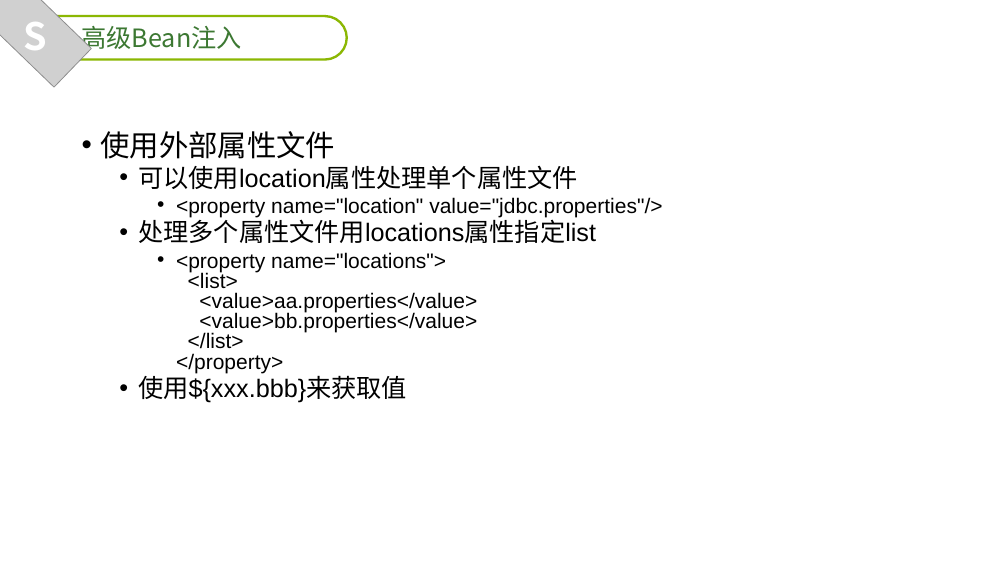
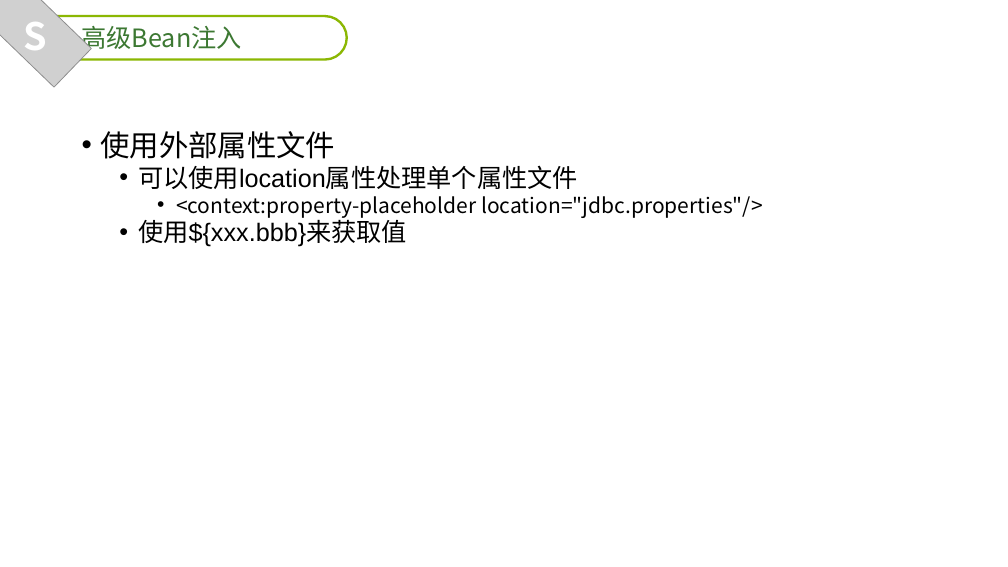
Before and after one commit to edu2act/course-spring, a slide deck: slide 43 of ch02-Spring-Bean's-Lifecycle/ch02-slide-Spring-Bean's-Lifecycle.pptx. Drawn at 1008x567 pixels with LibreOffice and Linux fonts; fonts in the diff are those of the drawing; grey boxes stand for pictures; background and template pictures are left out. Boxes give left, top, right and bottom in pixels: in the first picture for what was removed or moved away, otherwise in the second. Text is boxed around its words. In the diff, an @@ line names an element or a change of style, - is before the commit and + after.

```diff
--- a/ch02-Spring-Bean's-Lifecycle/ch02-slide-Spring-Bean's-Lifecycle.pptx
+++ b/ch02-Spring-Bean's-Lifecycle/ch02-slide-Spring-Bean's-Lifecycle.pptx
@@ text at (176,196,763,218): text changed; font Arial to Noto Sans CJK SC @@
-    • <property name="location" value="jdbc.properties"/>
-  • 处理多个属性文件用locations属性指定list
-    • <property name="locations">
-      <list>
-      <value>aa.properties</value>
-      <value>bb.properties</value>
-      </list>
-      </property>
+    • <context:property-placeholder location="jdbc.properties"/>
```
Also in this commit, not shown: 1 other slide changed, 1 other file.
